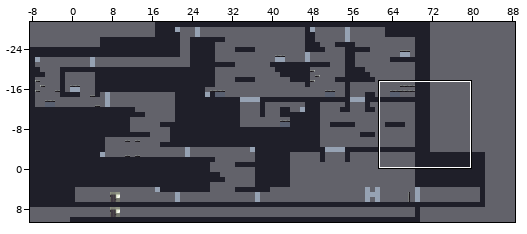
Tiled map, stored at Assets/Assets/VerticalSlice/VSTest.tmx. The picture above shows the old version from afar; the outline marks the close-up.
Close-up. Before:
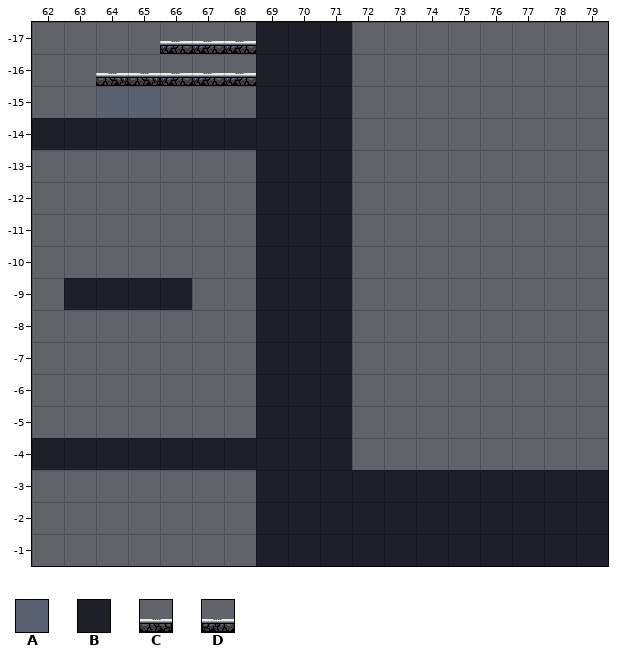
Cells are 32x32 px. Shown: x 62..79, y -17..-1. The commit also changed other parts of the map, which this record leaves out.
Key: from "Test1": A 1, B 3; from "tile_lvl1_inside_05": C 1, D 1 flipped left-right.
_ is an empty cell.
Layer "Test1" before, first column x 62:
-17 ____DDDBBB________
-16 __CCDDDBBB________
-15 __AA___BBB________
-14 BBBBBBBBBB________
-13 _______BBB________
-12 _______BBB________
-11 _______BBB________
-10 _______BBB________
 -9 _BBBB__BBB________
 -8 _______BBB________
 -7 _______BBB________
 -6 _______BBB________
 -5 _______BBB________
 -4 BBBBBBBBBB________
 -3 _______BBBBBBBBBBB
 -2 _______BBBBBBBBBBB
 -1 _______BBBBBBBBBBB
After the commit:
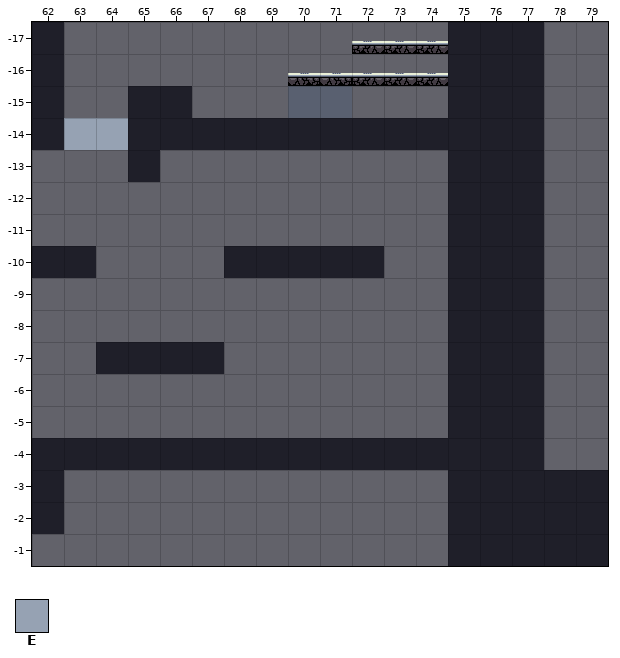
Further tiles: from "Test1": E 0.
Diff:
Changed rows in their new state; . is an unchanged cell.
Layer "Test1":
first column x 62:
-17 B...______DDDBBB
-16 B.______CCDDDBBB
-15 B..BB.._AA...BBB
-14 .EE.......BBBBBB
-13 ...B...___...BBB
-12 .......___...BBB
-11 .......___...BBB
-10 BB....B...B..BBB
 -9 .____..___...BBB
 -8 .......___...BBB
 -7 ..BBBB.___...BBB
 -6 .......___...BBB
 -5 .......___...BBB
 -4 ..........BBBBBB
 -3 B......______...
 -2 B......______...
 -1 .......______...
Changed places in both close-ups, as pixel boxes (x1, y1, x2, y2):
changed: (32, 22, 544, 566)
